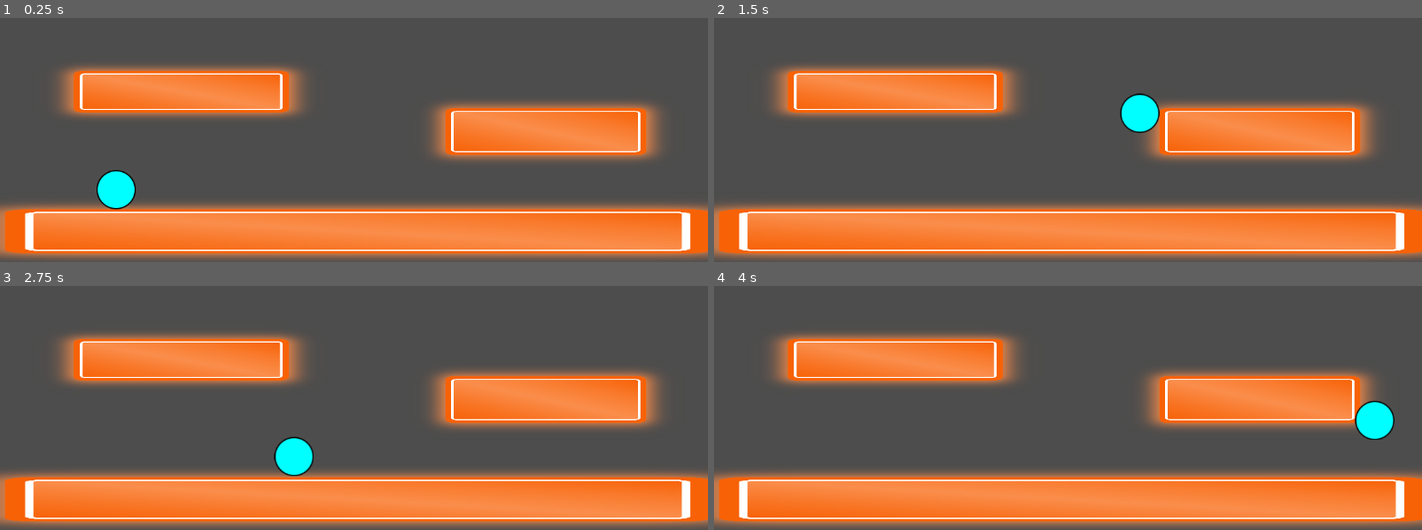
Above: before the commit, frames 1-4 (two rows, left to right).
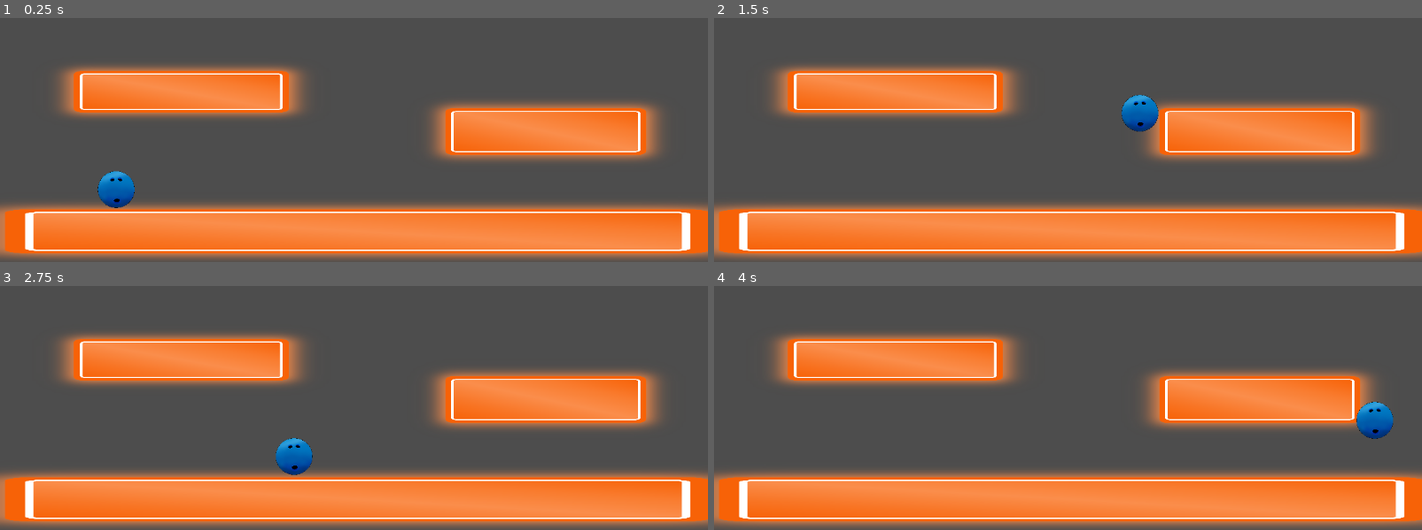
Above: after the commit, the same moments.

Repository: untitledfish/BowlingGame
Game: Godot game, scene res://Scenes/Maps/TestMap.tscn
The game is run twice, just before and just after one commit, with the same random seed, the same clock (stepped at 60 frames per second) and the same inputs.
Inputs:
- Up to frame 1 (0.25 s): no input
- Up to frame 2 (1.5 s): tap Enter at 0.5 s; hold Shift (Run) 0.53-1.28 s; hold Right (ui_right) from 0.53 s (still down); tap Space at 0.77 s; tap Ctrl at 1.35 s
- Up to frame 3 (2.75 s): tap Space at 1.52 s; release Right (ui_right) at 2.03 s; hold Left (ui_left) from 2.03 s (still down); hold Shift (Run) from 2.03 s (still down)
- Up to frame 4 (4 s): release Left (ui_left) at 2.78 s; release Shift (Run) at 2.78 s; hold Right (ui_right) from 2.78 s (still down); tap Ctrl at 2.85 s; tap Space at 3.02, 3.77 s; hold Shift (Run) from 3.53 s (still down)

The runs differ from the first frame. In frame 1, 0.7% of the frame differs, in the area x 13-20%, y 62-79%; in frame 2, 0.7%; in frame 3, 0.7%; in frame 4, 0.7%, in the area x 90-97%, y 47-64%.

Commit message:
update sprites and fixed level 1

Diff:
--- a/Scenes/Characters/MainCharacter.tscn
+++ b/Scenes/Characters/MainCharacter.tscn
@@ -1,7 +1,7 @@
 [gd_scene load_steps=4 format=3 uid="uid://cdanb0gsgn06m"]
 
 [ext_resource type="Script" path="res://Scripts/Characters/MainCharacter.gd" id="1_qurkh"]
-[ext_resource type="Texture2D" uid="uid://bdyn6f6nb6c26" path="res://Sprites/Characters/MainCharacter/ball_placeholder.png" id="2_b3s68"]
+[ext_resource type="Texture2D" uid="uid://bgf2n0ol2e4j5" path="res://Sprites/Characters/MainCharacter/PlayerBase.png" id="2_tyxfi"]
 
 [sub_resource type="CircleShape2D" id="CircleShape2D_4d8f1"]
 radius = 31.0483
@@ -16,7 +16,9 @@
 shape = SubResource("CircleShape2D_4d8f1")
 
 [node name="BallSprite" type="Sprite2D" parent="CharacterBody2D"]
-texture = ExtResource("2_b3s68")
+position = Vector2(7.62939e-06, 1.14441e-05)
+scale = Vector2(0.0492378, 0.0492378)
+texture = ExtResource("2_tyxfi")
 
 [node name="DashCD" type="Timer" parent="CharacterBody2D"]
 one_shot = true
--- /dev/null
+++ b/Scenes/Characters/pincicle.tscn
@@ -0,0 +1,37 @@
+[gd_scene load_steps=5 format=3 uid="uid://d34ota2o1pl6b"]
+
+[ext_resource type="Script" path="res://Scripts/Characters/Pincicle.gd" id="1_ut7c6"]
+[ext_resource type="Texture2D" path="res://Sprites/Characters/BasicEnemies/pincicle_placeholder.png" id="2_0fhjt"]
+
+[sub_resource type="RectangleShape2D" id="RectangleShape2D_ogikw"]
+size = Vector2(70.25, 40.75)
+
+[sub_resource type="RectangleShape2D" id="RectangleShape2D_7qglg"]
+size = Vector2(75, 111)
+
+[node name="Pincicle" type="Node2D" groups=["Enemies"]]
+
+[node name="CharacterBody2D" type="CharacterBody2D" parent="."]
+collision_layer = 2
+floor_block_on_wall = false
+script = ExtResource("1_ut7c6")
+
+[node name="Sprite2D" type="Sprite2D" parent="CharacterBody2D"]
+texture = ExtResource("2_0fhjt")
+
+[node name="PlayerDetect" type="RayCast2D" parent="CharacterBody2D"]
+collision_mask = 3
+
+[node name="Hitbox" type="Area2D" parent="CharacterBody2D"]
+position = Vector2(0.5, -0.5)
+collision_layer = 3
+collision_mask = 3
+
+[node name="CollisionShape2D" type="CollisionShape2D" parent="CharacterBody2D/Hitbox"]
+position = Vector2(-0.5, 59.5)
+shape = SubResource("RectangleShape2D_ogikw")
+
+[node name="CollisionShape2D" type="CollisionShape2D" parent="CharacterBody2D"]
+shape = SubResource("RectangleShape2D_7qglg")
+
+[connection signal="body_entered" from="CharacterBody2D/Hitbox" to="CharacterBody2D" method="_on_area_2d_body_entered"]
--- a/level__1.tscn
+++ b/Scenes/Maps/level__1.tscn
@@ -1,6 +1,5 @@
-[gd_scene load_steps=25 format=3 uid="uid://dmcra16h1cd76"]
-
-[ext_resource type="Texture2D" uid="uid://capwcnu2e60d" path="res://Sprites/Maps/Screenshot 2025-04-14 191207.png" id="1_x2hwn"]
+[gd_scene load_steps=24 format=3 uid="uid://dmcra16h1cd76"]
+
 [ext_resource type="PackedScene" uid="uid://cdanb0gsgn06m" path="res://Scenes/Characters/MainCharacter.tscn" id="2_5nhqk"]
 
 [sub_resource type="RectangleShape2D" id="RectangleShape2D_dksi4"]
@@ -84,7 +83,6 @@
 [node name="Sprite2D" type="Sprite2D" parent="StaticBody2D"]
 position = Vector2(4.07738, 4.27512)
 scale = Vector2(-0.0724183, -0.0210654)
-texture = ExtResource("1_x2hwn")
 
 [node name="MainCharacter" parent="." instance=ExtResource("2_5nhqk")]
 position = Vector2(-388, 181)
@@ -99,7 +97,6 @@
 [node name="Sprite2D" type="Sprite2D" parent="StaticBody2D2"]
 position = Vector2(609, 905)
 scale = Vector2(1.44262, 1.32636)
-texture = ExtResource("1_x2hwn")
 
 [node name="StaticBody2D3" type="StaticBody2D" parent="."]
 position = Vector2(840, 420)
@@ -111,7 +108,6 @@
 [node name="Sprite2D" type="Sprite2D" parent="StaticBody2D3"]
 position = Vector2(-234, 1147)
 scale = Vector2(1.48566, 1.14697)
-texture = ExtResource("1_x2hwn")
 
 [node name="StaticBody2D4" type="StaticBody2D" parent="."]
 
@@ -122,7 +118,6 @@
 [node name="Sprite2D" type="Sprite2D" parent="StaticBody2D4"]
 position = Vector2(989, 450.469)
 scale = Vector2(1.7541, 2.37212)
-texture = ExtResource("1_x2hwn")
 
 [node name="StaticBody2D5" type="StaticBody2D" parent="."]
 position = Vector2(217, 338)
@@ -134,7 +129,6 @@
 [node name="Sprite2D" type="Sprite2D" parent="StaticBody2D5"]
 position = Vector2(970, 637)
 scale = Vector2(1.47131, 2.02406)
-texture = ExtResource("1_x2hwn")
 
 [node name="StaticBody2D6" type="StaticBody2D" parent="."]
 
@@ -145,7 +139,6 @@
 [node name="Sprite2D" type="Sprite2D" parent="StaticBody2D6"]
 position = Vector2(1223.75, 1298.81)
 scale = Vector2(5.65983, 0.78818)
-texture = ExtResource("1_x2hwn")
 
 [node name="StaticBody2D7" type="StaticBody2D" parent="."]
 
@@ -156,7 +149,6 @@
 [node name="Sprite2D" type="Sprite2D" parent="StaticBody2D7"]
 position = Vector2(2396.75, 1761.5)
 scale = Vector2(31.1516, 0.640167)
-texture = ExtResource("1_x2hwn")
 
 [node name="StaticBody2D8" type="StaticBody2D" parent="."]
 
@@ -167,7 +159,6 @@
 [node name="Sprite2D" type="Sprite2D" parent="StaticBody2D8"]
 position = Vector2(2176, 1303)
 scale = Vector2(7.43443, 0.793933)
-texture = ExtResource("1_x2hwn")
 
 [node name="StaticBody2D9" type="StaticBody2D" parent="."]
 position = Vector2(3210, 1150)
@@ -179,7 +170,6 @@
 [node name="Sprite2D" type="Sprite2D" parent="StaticBody2D9"]
 position = Vector2(-3.99998, 145)
 scale = Vector2(7.05328, 0.774647)
-texture = ExtResource("1_x2hwn")
 
 [node name="StaticBody2D10" type="StaticBody2D" parent="."]
 
@@ -190,7 +180,6 @@
 [node name="Sprite2D" type="Sprite2D" parent="StaticBody2D10"]
 position = Vector2(4055, 1577)
 scale = Vector2(3.96721, 1.11715)
-texture = ExtResource("1_x2hwn")
 
 [node name="StaticBody2D11" type="StaticBody2D" parent="."]
 
@@ -201,7 +190,6 @@
 [node name="Sprite2D" type="Sprite2D" parent="StaticBody2D11"]
 position = Vector2(1346, 1130.13)
 scale = Vector2(1.27869, 0.651674)
-texture = ExtResource("1_x2hwn")
 
 [node name="StaticBody2D12" type="StaticBody2D" parent="."]
 
@@ -212,7 +200,6 @@
 [node name="Sprite2D" type="Sprite2D" parent="StaticBody2D12"]
 position = Vector2(2901, 871.156)
 scale = Vector2(23.1352, 0.587082)
-texture = ExtResource("1_x2hwn")
 
 [node name="StaticBody2D13" type="StaticBody2D" parent="."]
 
@@ -223,7 +210,6 @@
 [node name="Sprite2D" type="Sprite2D" parent="StaticBody2D13"]
 position = Vector2(3917.25, 726)
 scale = Vector2(6.47131, 0.677824)
-texture = ExtResource("1_x2hwn")
 
 [node name="StaticBody2D14" type="StaticBody2D" parent="."]
 
@@ -234,7 +220,6 @@
 [node name="Sprite2D" type="Sprite2D" parent="StaticBody2D14"]
 position = Vector2(4011.25, 527)
 scale = Vector2(4.93033, 1)
-texture = ExtResource("1_x2hwn")
 
 [node name="StaticBody2D15" type="StaticBody2D" parent="."]
 
@@ -245,7 +230,6 @@
 [node name="Sprite2D" type="Sprite2D" parent="StaticBody2D15"]
 position = Vector2(2188, 248)
 scale = Vector2(23.8689, 0.6841)
-texture = ExtResource("1_x2hwn")
 
 [node name="StaticBody2D16" type="StaticBody2D" parent="."]
 
@@ -256,7 +240,6 @@
 [node name="Sprite2D" type="Sprite2D" parent="StaticBody2D16"]
 position = Vector2(305.75, 61)
 scale = Vector2(4.95492, 0.61454)
-texture = ExtResource("1_x2hwn")
 
 [node name="StaticBody2D17" type="StaticBody2D" parent="."]
 
@@ -267,7 +250,6 @@
 [node name="Sprite2D" type="Sprite2D" parent="StaticBody2D17"]
 position = Vector2(1126, -95)
 scale = Vector2(5.54918, 0.608787)
-texture = ExtResource("1_x2hwn")
 
 [node name="StaticBody2D18" type="StaticBody2D" parent="."]
 
@@ -278,7 +260,6 @@
 [node name="Sprite2D" type="Sprite2D" parent="StaticBody2D18"]
 position = Vector2(2102, -249)
 scale = Vector2(7.77869, 0.612971)
-texture = ExtResource("1_x2hwn")
 
 [node name="StaticBody2D19" type="StaticBody2D" parent="."]
 
@@ -289,7 +270,6 @@
 [node name="Sprite2D" type="Sprite2D" parent="StaticBody2D19"]
 position = Vector2(3544.75, -418)
 scale = Vector2(13.2664, 0.770921)
-texture = ExtResource("1_x2hwn")
 
 [node name="StaticBody2D20" type="StaticBody2D" parent="."]
 
@@ -300,7 +280,6 @@
 [node name="Sprite2D" type="Sprite2D" parent="StaticBody2D20"]
 position = Vector2(2072, -889)
 scale = Vector2(13.1475, 0.642259)
-texture = ExtResource("1_x2hwn")
 
 [node name="StaticBody2D21" type="StaticBody2D" parent="."]
 
@@ -317,4 +296,3 @@
 [node name="Sprite2D" type="Sprite2D" parent="StaticBody2D22"]
 position = Vector2(4358, 666)
 scale = Vector2(1, 9.83264)
-texture = ExtResource("1_x2hwn")
--- a/project.godot
+++ b/project.godot
@@ -14,6 +14,11 @@
 run/main_scene="res://Scenes/Maps/TestMap.tscn"
 config/features=PackedStringArray("4.3", "GL Compatibility")
 config/icon="res://icon.svg"
+
+[global_group]
+
+Enemies=""
+Player=""
 
 [input]
 
Binary file added: Sprites/Characters/MainCharacter/PlayerBase.png
Not shown, added: Sprites/Characters/MainCharacter/PlayerBase.png.import
